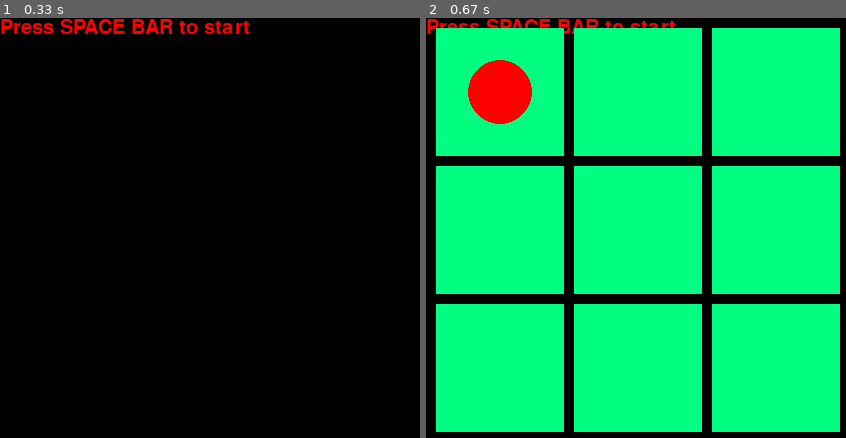
Above: before the commit, frames 1-2 (left to right).
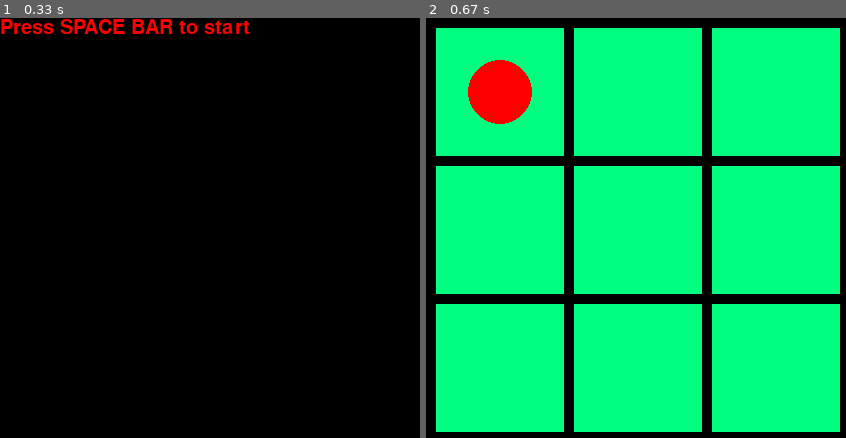
Above: after the commit, the same moments.

Repository: sjbrown/writing_games_tutorial
Game: pygame game, started from code_examples/example.py
The game is run twice, just before and just after one commit, with the same random seed, the same clock (stepped at 60 frames per second) and the same inputs. The source is Python 2; it was converted automatically to run under Python 3.
Inputs:
- Up to frame 1 (0.33 s): no input
- Up to frame 2 (0.67 s): tap Enter at 0.33 s

Frame 1 is identical in both runs. In frame 2, 0.7% of the frame differs, in the area x 0-60%, y 0-4%.

Commit message:
updated with downstream example4 changes

Diff:
--- a/code_examples/example.py
+++ b/code_examples/example.py
@@ -67,7 +67,10 @@
 
 #------------------------------------------------------------------------------
 class KeyboardController:
-	"""..."""
+	"""KeyboardController takes Pygame events generated by the
+	keyboard and uses them to control the model, by sending Requests
+	or to control the Pygame display directly, as with the QuitEvent
+	"""
 	def __init__(self, evManager):
 		self.evManager = evManager
 		self.evManager.RegisterListener( self )
@@ -161,7 +164,6 @@
 
 #------------------------------------------------------------------------------
 class PygameView:
-	"""..."""
 	def __init__(self, evManager):
 		self.evManager = evManager
 		self.evManager.RegisterListener( self )
@@ -172,7 +174,8 @@
 		self.background = pygame.Surface( self.window.get_size() )
 		self.background.fill( (0,0,0) )
 		font = pygame.font.Font(None, 30)
-		textImg = font.render( "Press SPACE BAR to start", 1, (255,0,0))
+		text = """Press SPACE BAR to start"""
+		textImg = font.render( text, 1, (255,0,0))
 		self.background.blit( textImg, (0,0) )
 		self.window.blit( self.background, (0,0) )
 		pygame.display.flip()
@@ -183,22 +186,30 @@
 
 	#----------------------------------------------------------------------
 	def ShowMap(self, gameMap):
+		# clear the screen first
+		self.background.fill( (0,0,0) )
+		self.window.blit( self.background, (0,0) )
+		pygame.display.flip()
+
+		# use this squareRect as a cursor and go through the
+		# columns and rows and assign the rect
+		# positions of the SectorSprites
 		squareRect = pygame.Rect( (-128,10, 128,128 ) )
 
-		i = 0
+		column = 0
 		for sector in gameMap.sectors:
-			if i < 3:
+			if column < 3:
 				squareRect = squareRect.move( 138,0 )
 			else:
-				i = 0
+				column = 0
 				squareRect = squareRect.move( -(138*2), 138 )
-			i += 1
+			column += 1
 			newSprite = SectorSprite( sector, self.backSprites )
 			newSprite.rect = squareRect
 			newSprite = None
 
 	#----------------------------------------------------------------------
- 	def ShowCharactor(self, charactor):
+	def ShowCharactor(self, charactor):
 		sector = charactor.sector
 		if not sector:
 			print "Charactor is not in a sector.  cannot show"
@@ -261,8 +272,10 @@
 			self.MoveCharactor( event.charactor )
 
 		elif isinstance( event, GameSyncEvent ):
-			print "VIEW gets SYNC event"
+			print 'Pygame View syncing to game state', event, event.game.__dict__
 			game = event.game
+			if game.state == Game.STATE_PREPARING:
+				return
 			self.ShowMap( game.map )
 			for player in game.players:
 				for charactor in player.charactors:
@@ -272,9 +285,9 @@
 class Game:
 	"""..."""
 
-	STATE_PREPARING = 0
-	STATE_RUNNING = 1
-	STATE_PAUSED = 2
+	STATE_PREPARING = 'preparing'
+	STATE_RUNNING = 'running'
+	STATE_PAUSED = 'paused'
 
 	#----------------------------------------------------------------------
 	def __init__(self, evManager):
@@ -296,18 +309,28 @@
 	#----------------------------------------------------------------------
 	def Notify(self, event):
 		if isinstance( event, GameStartRequest ):
-		        print 'Game object gets game start req'
 			if self.state == Game.STATE_PREPARING:
 				self.Start()
 
 #------------------------------------------------------------------------------
-class Player:
-	"""..."""
-	def __init__(self, evManager):
-		self.evManager = evManager
-		#self.evManager.RegisterListener( self )
+class Player(object):
+	"""..."""
+	def __init__(self, evManager):
+		self.evManager = evManager
+		self.game = None
+		self.name = ""
+		self.evManager.RegisterListener( self )
 
 		self.charactors = [ Charactor(evManager) ]
+
+	#----------------------------------------------------------------------
+	def __str__(self):
+		return '<Player %s %s>' % (self.name, id(self))
+
+
+	#----------------------------------------------------------------------
+	def Notify(self, event):
+		pass
 
 #------------------------------------------------------------------------------
 class Charactor:
@@ -322,6 +345,10 @@
 
 		self.sector = None
 		self.state = Charactor.STATE_INACTIVE
+
+	#----------------------------------------------------------------------
+	def __str__(self):
+		return '<Charactor %s>' % id(self)
 
 	#----------------------------------------------------------------------
 	def Move(self, direction):
@@ -366,13 +393,13 @@
 
 		self.state = Map.STATE_PREPARING
 
-		self.sectors = range(9)
+		self.sectors = []
 		self.startSectorIndex = 0
 
 	#----------------------------------------------------------------------
 	def Build(self):
 		for i in range(9):
-			self.sectors[i] = Sector( self.evManager )
+			self.sectors.append( Sector(self.evManager) )
 
 		self.sectors[3].neighbors[DIRECTION_UP] = self.sectors[0]
 		self.sectors[4].neighbors[DIRECTION_UP] = self.sectors[1]
